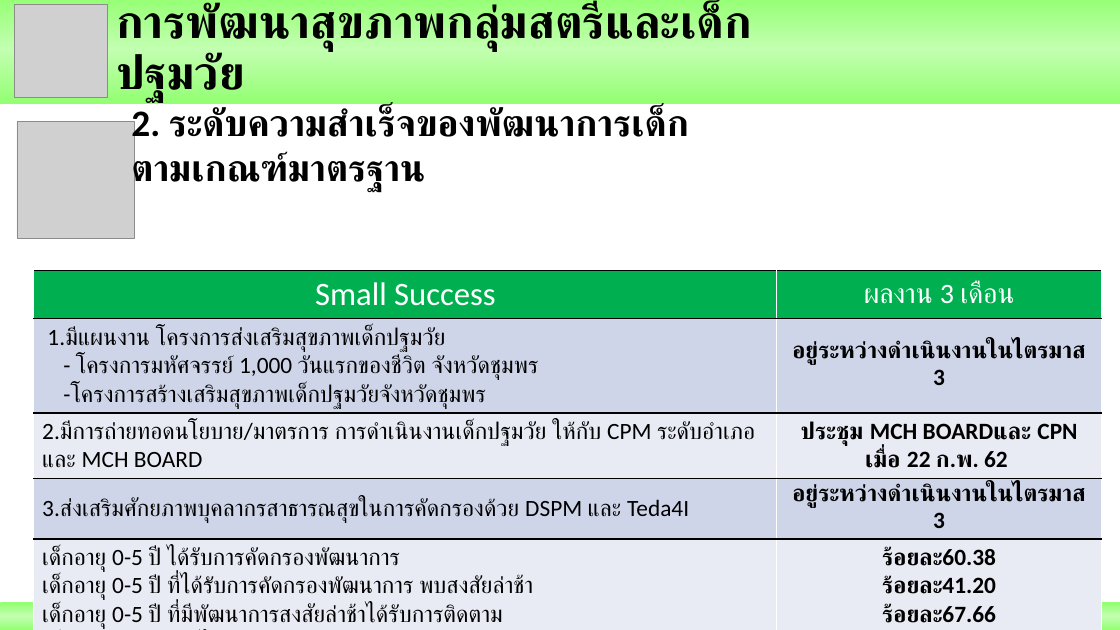
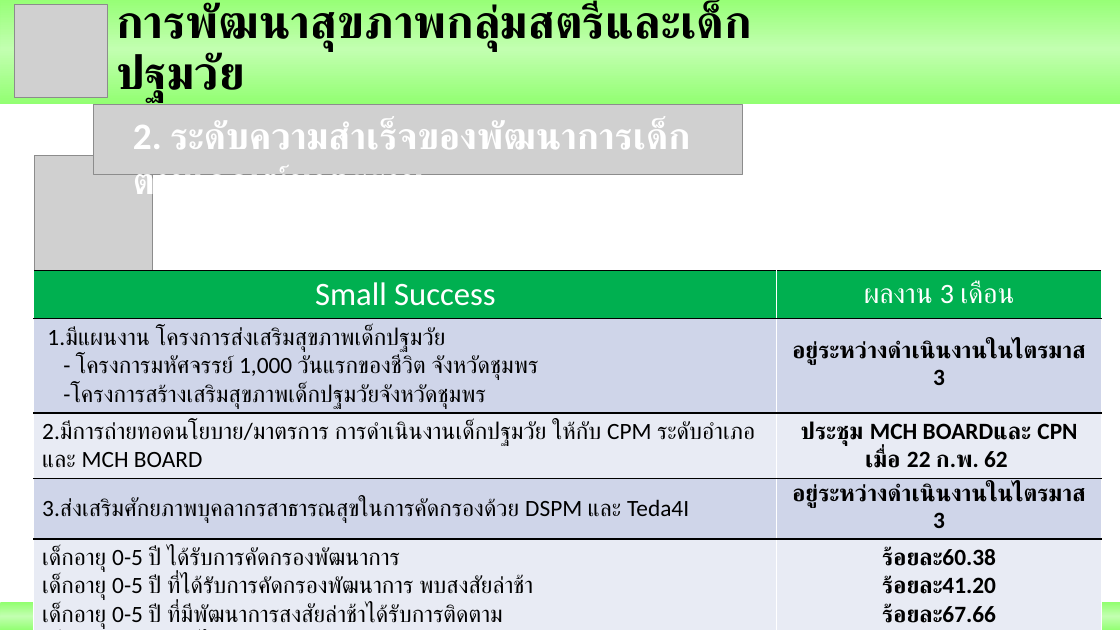
Before and after one commit to joblackpoc/Jobs_SSJ, a slide deck: slide 17 of นิเทศก์/Ready/Poc_Mix_2_นิเทศก์ใหม่.pptx. Drawn at 1120x630 pixels with LibreOffice and Linux fonts; fonts in the diff are those of the drawing; grey boxes stand for pictures. Boxes give left, top, right and bottom in pixels: in the first picture for what was removed or moved away, otherwise in the second. Text is boxed around its words. In the diff, an @@ line names an element or a change of style, - is before the commit and + after.

```diff
--- a/นิเทศก์/Ready/Poc_Mix_2_นิเทศก์ใหม่.pptx
+++ b/นิเทศก์/Ready/Poc_Mix_2_นิเทศก์ใหม่.pptx
@@ picture added at (x1=93, y1=105, x2=742, y2=175) @@
@@ text "2. ระดับความสำเร็จของพัฒนาการเด็กตามเกณฑ์มาตรฐาน" moved from (x1=131, y1=107, x2=689, y2=192) to (x1=133, y1=120, x2=690, y2=205) @@
@@ text "2. ระดับความสำเร็จของพัฒนาการเด็กตามเกณฑ์มาตรฐาน" at (x1=133, y1=120, x2=690, y2=205): text colour #000000 to #FFFFFF @@
@@ picture moved from (x1=17, y1=121, x2=134, y2=239) to (x1=34, y1=155, x2=152, y2=273) @@
```
Also in this commit, not shown: 13 other slides changed, 1 other file.
